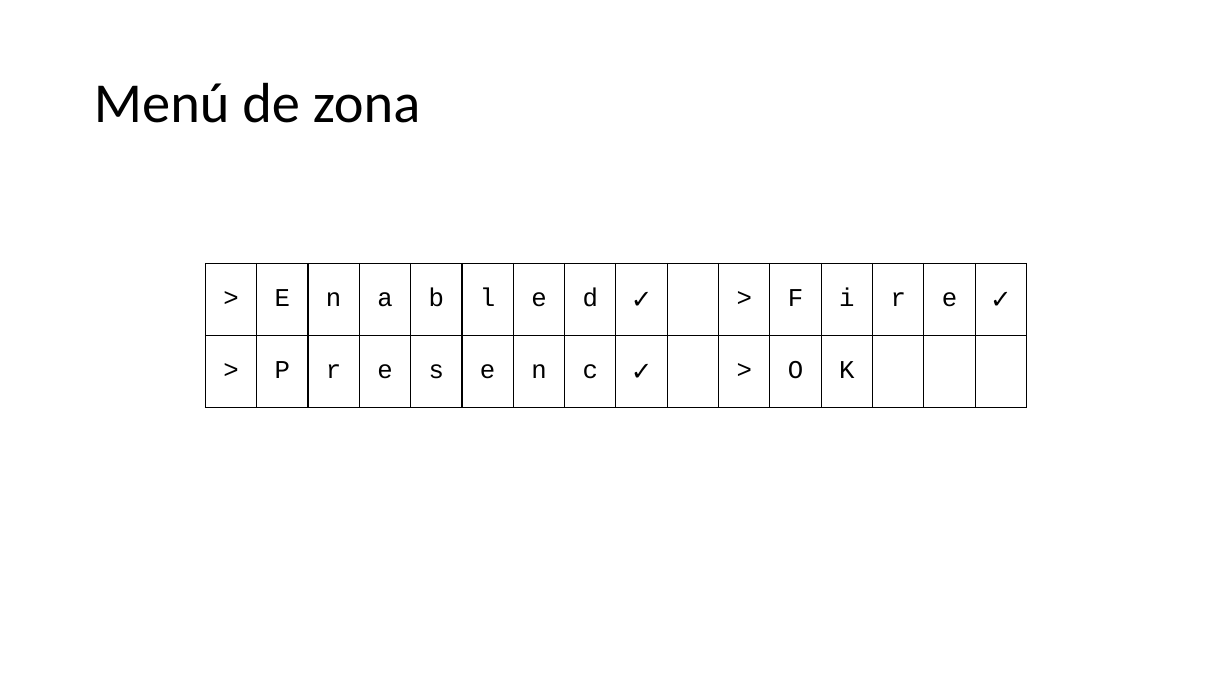
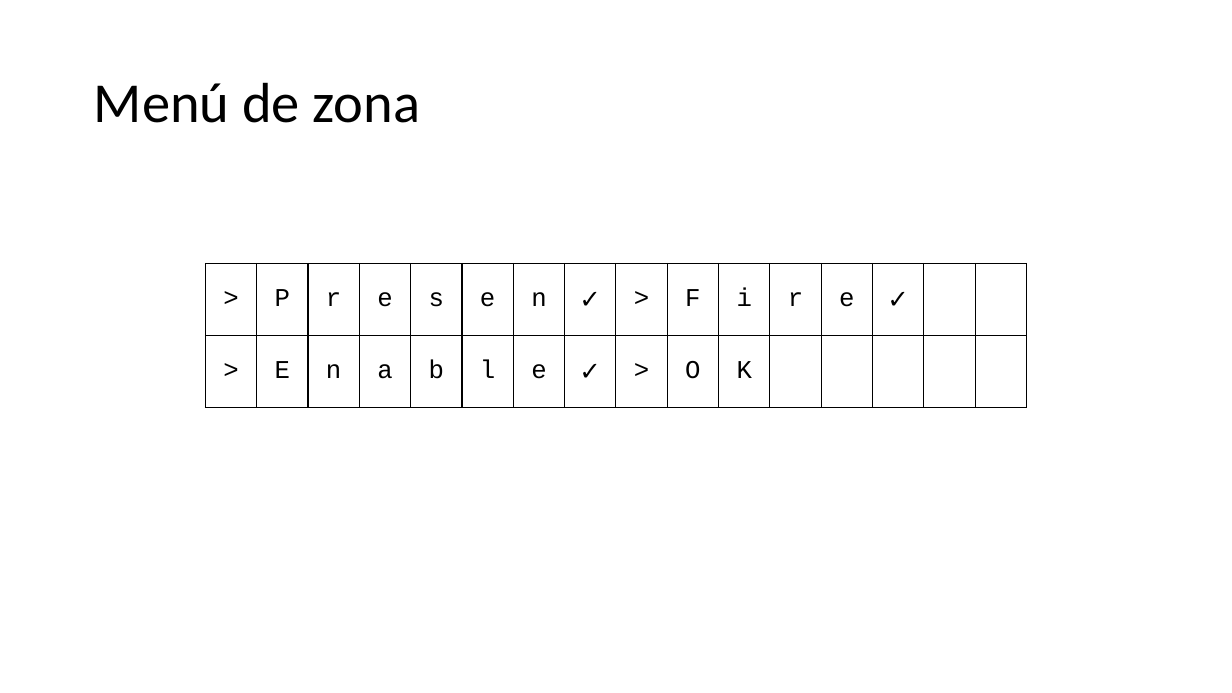
Before and after one commit to JaviHorta/firmware, a slide deck: slide 10 of menus sistema de alarma.pptx. Drawn at 1232x693 pixels with LibreOffice and Linux fonts; fonts in the diff are those of the drawing. Boxes give left, top, right and bottom in pixels: in the first picture for what was removed or moved away, otherwise in the second. Text is boxed around its words. In the diff, an @@ line names an element or a change of style, - is before the commit and + after.

```diff
--- a/menus sistema de alarma.pptx
+++ b/menus sistema de alarma.pptx
@@ table at (205,263,1033,408) @@
-row 1: > | E | n | a | b | l | e | d | ✓ |  | > | F | i | r | e | ✓
+row 1: > | P | r | e | s | e | n | ✓ | > | F | i | r | e | ✓ |  | 
-row 2: > | P | r | e | s | e | n | c | ✓ |  | > | O | K |  |  | 
+row 2: > | E | n | a | b | l | e | ✓ | > | O | K |  |  |  |  | 
```
Also in this commit, not shown: 1 other slide changed, 1 other file.
